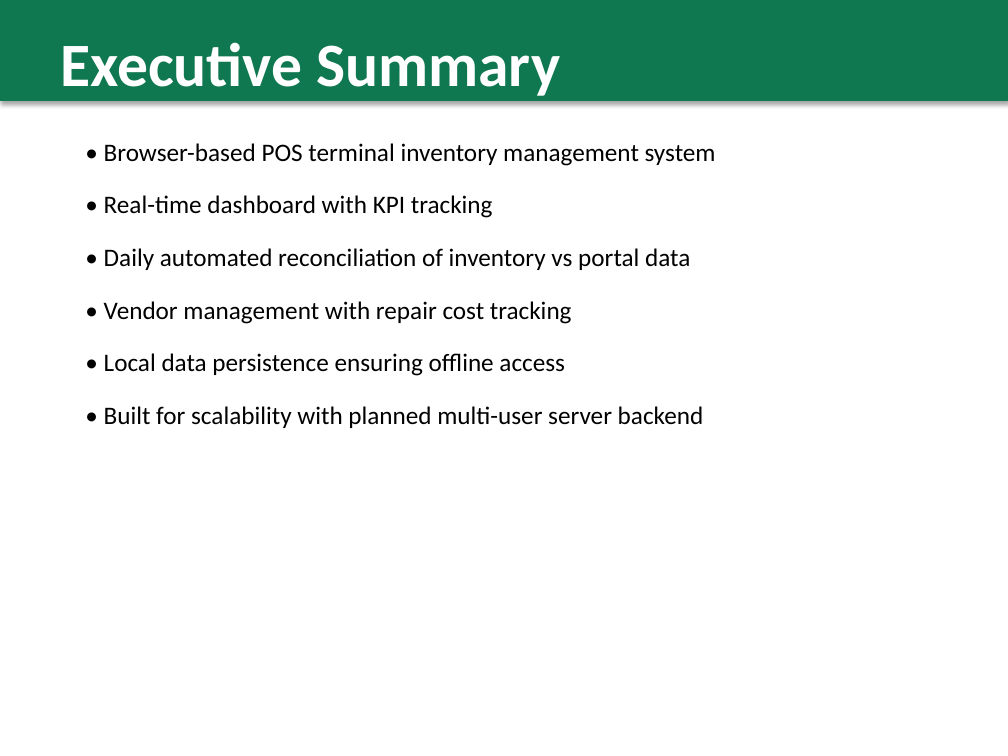
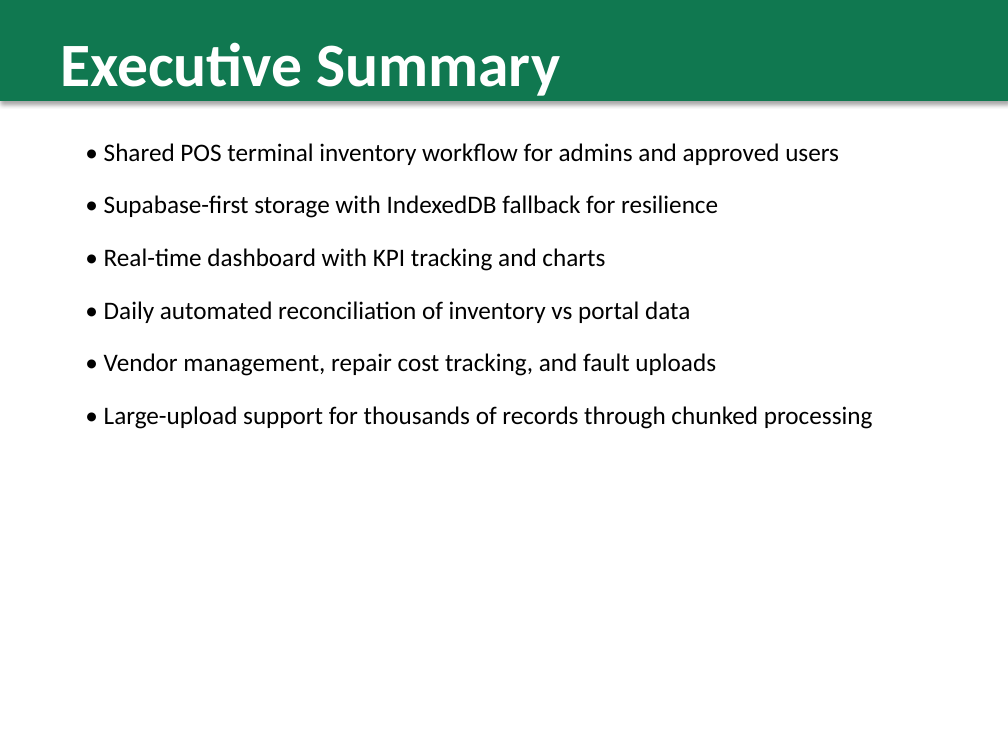
Before and after one commit to bigzylj-ux/omnipay-inventory, a slide deck: slide 2 of OmniPay_System_Presentation.pptx. Drawn at 1008x756 pixels with LibreOffice and Linux fonts; fonts in the diff are those of the drawing. Boxes give left, top, right and bottom in pixels: in the first picture for what was removed or moved away, otherwise in the second. Text is boxed around its words. In the diff, an @@ line names an element or a change of style, - is before the commit and + after.

Commit message:
Major Update: The application now prefers **Supabase** for shared cross-user visibility and uses IndexedDB as a fallback when remote access is unavailable

```diff
--- a/OmniPay_System_Presentation.pptx
+++ b/OmniPay_System_Presentation.pptx
@@ text at (104, 143, 839, 271): text changed @@
-• Browser-based POS terminal inventory management system
-• Real-time dashboard with KPI tracking
+• Shared POS terminal inventory workflow for admins and approved users
+• Supabase-first storage with IndexedDB fallback for resilience
+• Real-time dashboard with KPI tracking and charts
@@ text at (104, 353, 873, 429): text changed @@
-• Vendor management with repair cost tracking
-• Local data persistence ensuring offline access
-• Built for scalability with planned multi-user server backend
+• Vendor management, repair cost tracking, and fault uploads
+• Large-upload support for thousands of records through chunked processing
```
Also in this commit, not shown: 5 other slides changed, 9 other files.
